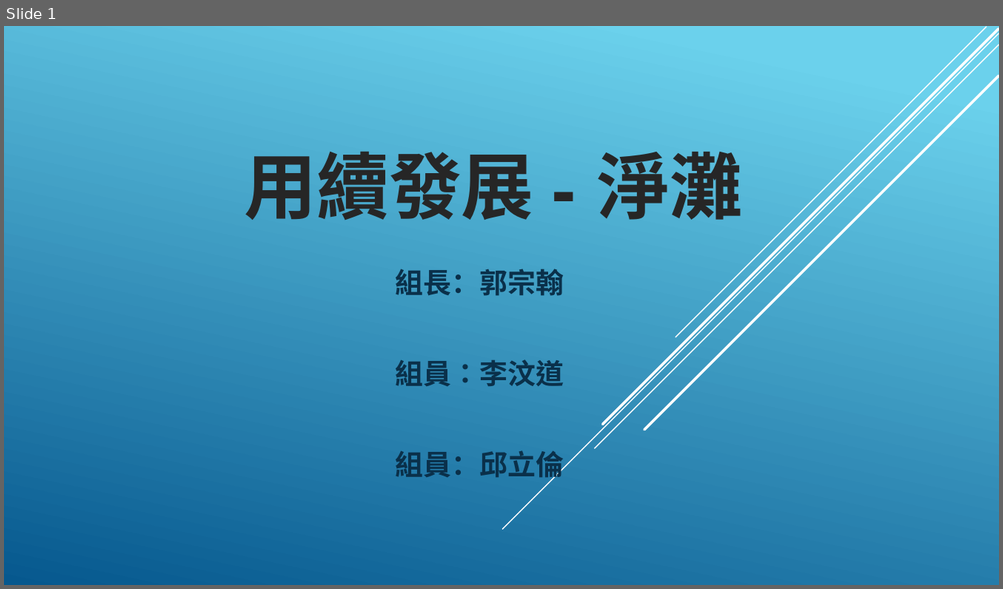
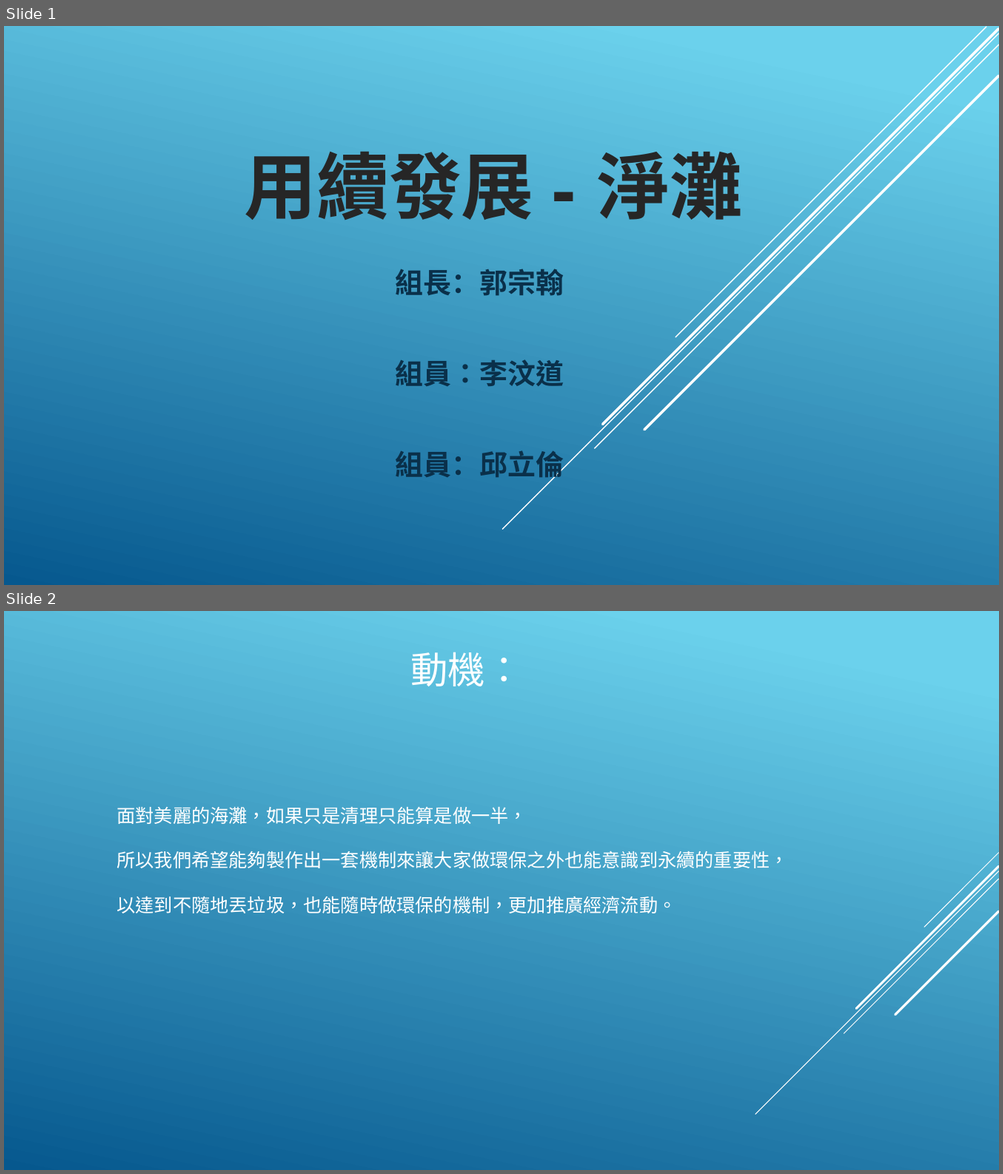
Before and after one commit to DennySORA/Environmental_Sustainability_Partition_Hackathon_2018, a slide deck: doc/永續發展 - 淨灘.pptx. Shown one above the other, each under a label of ours: slide 1 before the commit, slides 1 and 2 after it. The pictures are 1003x589 and 1003x1174 pixels, drawn with LibreOffice and Linux fonts; fonts in the diff are those of the drawing; background and template pictures are left out. Boxes give left, top, right and bottom in pixels: in the first picture for what was removed or moved away, otherwise in the second. Text is boxed around its words. In the diff, an @@ line names an element or a change of style, - is before the commit and + after.

```diff
--- a/doc/永續發展 - 淨灘.pptx
+++ b/doc/永續發展 - 淨灘.pptx
@@ slide 2 added at box(4, 611, 999, 1170), background gradient #6ED2EB to #06588E @@
@@ title added at box(410, 652, 522, 686), 36 pt, text #FFFFFF @@
+動機：
@@ text added at box(117, 807, 788, 914), 18 pt, text #FFFFFF @@
+面對美麗的海灘，如果只是清理只能算是做一半，
+所以我們希望能夠製作出一套機制來讓大家做環保之外也能意識到永續的重要性，
+以達到不隨地丟垃圾，也能隨時做環保的機制，更加推廣經濟流動。
@@ group added at box(755, 853, 999, 1115): 5 lines @@
```
Also in this commit, not shown: 4 other slides added, 2 other files.
